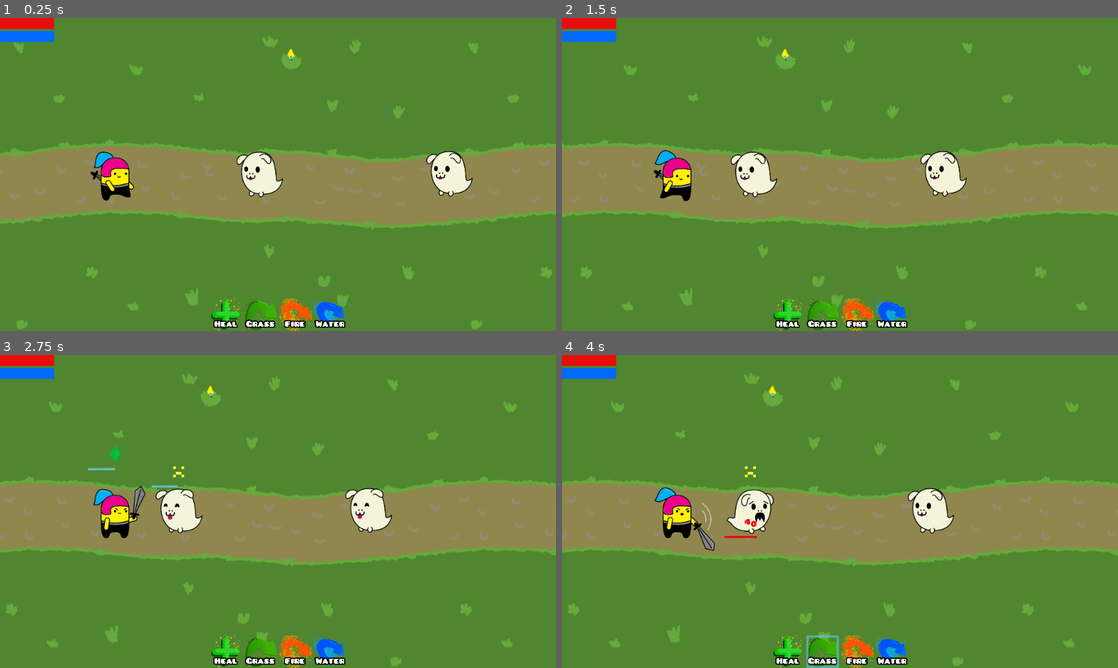
Above: before the commit, frames 1-4 (two rows, left to right).
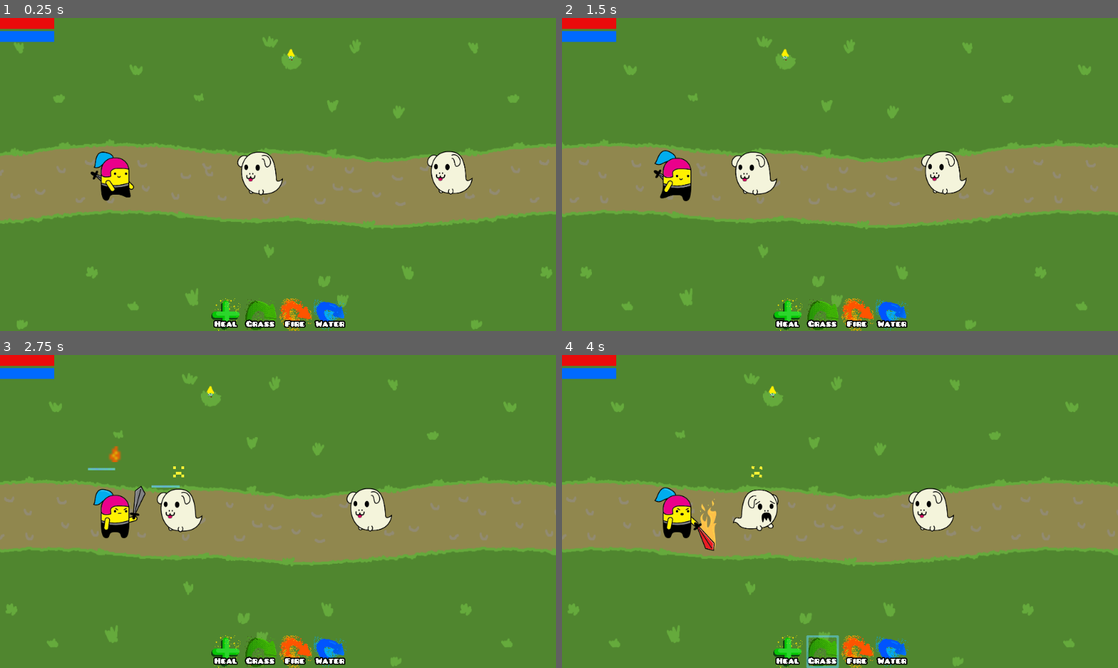
Above: after the commit, the same moments.

Repository: danreeves/godot-wild-jam-33
Game: Godot game, scene res://Main.tscn
The game is run twice, just before and just after one commit, with the same random seed, the same clock (stepped at 60 frames per second) and the same inputs. The engine's default icon, where the game draws it, is replaced by a stand-in: a white triangle on a blue panel in a dark square.
Inputs (mouse positions are in pixels of both pictures, inside the frame that each line leads up to):
- Up to frame 1 (0.25 s): no input
- Up to frame 2 (1.5 s): move the mouse to (806, 174) at 0.52 s; click (806, 174) at 0.67 s; move the mouse to (956, 174) at 1.27 s; click (956, 174) at 1.42 s
- Up to frame 3 (2.75 s): move the mouse to (116, 511) at 2.02 s; click (116, 511) at 2.17 s
- Up to frame 4 (4 s): tap Enter at 2.75 s; move the mouse to (789, 652) at 2.77 s; click (789, 652) at 2.92 s; move the mouse to (823, 652) at 3.52 s; click (823, 652) at 3.67 s

The runs differ from the first frame. In frame 1, 0.3% of the frame differs, in the area x 42-83%, y 43-58%; in frame 2, 0.3%; in frame 3, 0.4%; in frame 4, 1.2%, in the area x 24-69%, y 35-63%.

Commit message:
animation fix

Diff:
--- a/Globals.gd
+++ b/Globals.gd
@@ -13,3 +13,12 @@
 	Elements.Grass: Color.forestgreen,
 	Elements.Water: Color.dodgerblue,
 }
+
+const ElementAnim = {
+	Elements.None: "attack",
+	Elements.Fire: "fire",
+	Elements.Water: "water",
+	Elements.Grass: "grass",
+}
+
+const attack_anims = ["attack", "fire", "water", "grass"]
--- a/Hero_Animation.tres
+++ b/Hero_Animation.tres
@@ -40,14 +40,14 @@
 "name": "idle",
 "speed": 5.0
 }, {
+"frames": [ ExtResource( 20 ), ExtResource( 16 ), ExtResource( 11 ), ExtResource( 18 ), ExtResource( 19 ), ExtResource( 24 ) ],
+"loop": false,
+"name": "die",
+"speed": 5.0
+}, {
 "frames": [ ExtResource( 8 ), ExtResource( 17 ) ],
 "loop": true,
 "name": "hit",
-"speed": 5.0
-}, {
-"frames": [ ExtResource( 20 ), ExtResource( 16 ), ExtResource( 11 ), ExtResource( 18 ), ExtResource( 19 ), ExtResource( 24 ) ],
-"loop": false,
-"name": "die",
 "speed": 5.0
 }, {
 "frames": [ ExtResource( 14 ), ExtResource( 7 ) ],
@@ -55,9 +55,14 @@
 "name": "attack",
 "speed": 5.0
 }, {
-"frames": [ ExtResource( 1 ), ExtResource( 2 ), ExtResource( 3 ), ExtResource( 2 ), ExtResource( 3 ), ExtResource( 2 ), ExtResource( 3 ), ExtResource( 2 ), ExtResource( 3 ), ExtResource( 2 ), ExtResource( 3 ), ExtResource( 2 ), ExtResource( 3 ), ExtResource( 4 ) ],
+"frames": [ ExtResource( 27 ), ExtResource( 31 ) ],
 "loop": false,
-"name": "camp",
+"name": "fire",
+"speed": 5.0
+}, {
+"frames": [ ExtResource( 32 ), ExtResource( 30 ) ],
+"loop": false,
+"name": "water",
 "speed": 5.0
 }, {
 "frames": [ ExtResource( 23 ), ExtResource( 21 ), ExtResource( 5 ), ExtResource( 6 ), ExtResource( 15 ) ],
@@ -75,18 +80,13 @@
 "name": "combat",
 "speed": 5.0
 }, {
-"frames": [ ExtResource( 32 ), ExtResource( 30 ) ],
-"loop": true,
-"name": "water",
+"frames": [ ExtResource( 1 ), ExtResource( 2 ), ExtResource( 3 ), ExtResource( 2 ), ExtResource( 3 ), ExtResource( 2 ), ExtResource( 3 ), ExtResource( 2 ), ExtResource( 3 ), ExtResource( 2 ), ExtResource( 3 ), ExtResource( 2 ), ExtResource( 3 ), ExtResource( 4 ) ],
+"loop": false,
+"name": "camp",
 "speed": 5.0
 }, {
 "frames": [ ExtResource( 29 ), ExtResource( 28 ) ],
-"loop": true,
+"loop": false,
 "name": "grass",
 "speed": 5.0
-}, {
-"frames": [ ExtResource( 27 ), ExtResource( 31 ) ],
-"loop": true,
-"name": "fire",
-"speed": 5.0
 } ]
--- a/Main.tscn
+++ b/Main.tscn
@@ -31,7 +31,7 @@
 scale = Vector2( 0.5, 0.5 )
 frames = ExtResource( 4 )
 animation = "idle"
-frame = 1
+frame = 2
 playing = true
 flip_h = true
 
@@ -42,7 +42,7 @@
 scale = Vector2( 0.5, 0.5 )
 frames = ExtResource( 4 )
 animation = "idle"
-frame = 1
+frame = 2
 playing = true
 flip_h = true
 
@@ -53,7 +53,7 @@
 scale = Vector2( 0.5, 0.5 )
 frames = ExtResource( 4 )
 animation = "idle"
-frame = 1
+frame = 2
 playing = true
 flip_h = true
 
@@ -64,7 +64,7 @@
 scale = Vector2( 0.5, 0.5 )
 frames = ExtResource( 4 )
 animation = "idle"
-frame = 1
+frame = 2
 playing = true
 flip_h = true
 
--- a/Systems/AttackQueue.gd
+++ b/Systems/AttackQueue.gd
@@ -69,7 +69,12 @@
 		var target = get_parent().get_target()
 		if target:
 			current_attack.execute(target, get_parent())
-	get_parent().find_node("AnimatedSprite").play("attack")
+
+	if "element" in current_attack:
+		var anim = Globals.ElementAnim[current_attack.element]
+		get_parent().find_node("AnimatedSprite").play(anim)
+	else:
+		get_parent().find_node("AnimatedSprite").play("attack")
 	$Duration.start()
 
 func on_duration_end() -> void:
--- a/Systems/Health.gd
+++ b/Systems/Health.gd
@@ -15,7 +15,13 @@
 	damage_number.position = Vector2(-13, -31)
 	add_child(damage_number)
 	health = health - num
-	get_parent().find_node("AnimatedSprite").play("hit")
+	var animated_sprite = get_parent().find_node("AnimatedSprite")
+	var attacking = false
+	for anim in Globals.attack_anims:
+		if animated_sprite.animation == anim:
+			attacking = true
+	if !attacking:
+			animated_sprite.play("hit")
 	if health <= 0:
 		die()
 
--- a/Units/Enemy.tscn
+++ b/Units/Enemy.tscn
@@ -8,13 +8,13 @@
 [ext_resource path="res://running.png" type="Texture" id=7]
 [ext_resource path="res://Systems/Attacks/RunAway.tscn" type="PackedScene" id=8]
 
-[sub_resource type="CircleShape2D" id=3]
+[sub_resource type="CircleShape2D" id=1]
 radius = 40.0
 
 [sub_resource type="CircleShape2D" id=2]
-radius = 80.0
+radius = 90.0
 
-[sub_resource type="CircleShape2D" id=4]
+[sub_resource type="CircleShape2D" id=3]
 radius = 50.0
 
 [node name="Enemy" type="KinematicBody2D" groups=[
--- a/Units/Player.gd
+++ b/Units/Player.gd
@@ -38,8 +38,9 @@
 	if dead:
 		return
 
-	if $AnimatedSprite.animation == "attack":
-		return
+	for anim in Globals.attack_anims:
+		if $AnimatedSprite.animation == anim:
+			return
 
 	var velocity = Vector2.ZERO
 	var target = get_nearest_enemy()
@@ -97,8 +98,9 @@
 	$AnimatedSprite.play("die")
 
 func animation_finished() -> void:
-	if $AnimatedSprite.animation == "attack":
-		$AnimatedSprite.play("idle")
+	for anim in Globals.attack_anims:
+		if $AnimatedSprite.animation == anim:
+			$AnimatedSprite.play("idle")
 
 func input_event(_vp, event: InputEvent, _idx) -> void:
 	if event is InputEventMouseButton and event.pressed and event.button_index == 1:
Not shown: 2 places in Units/Enemy.tscn that only renumber resources
